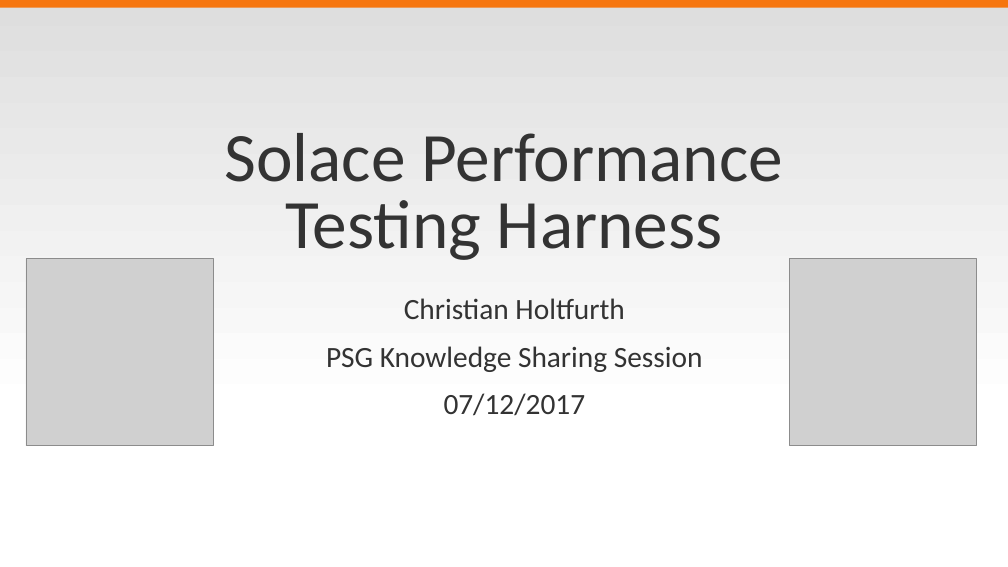
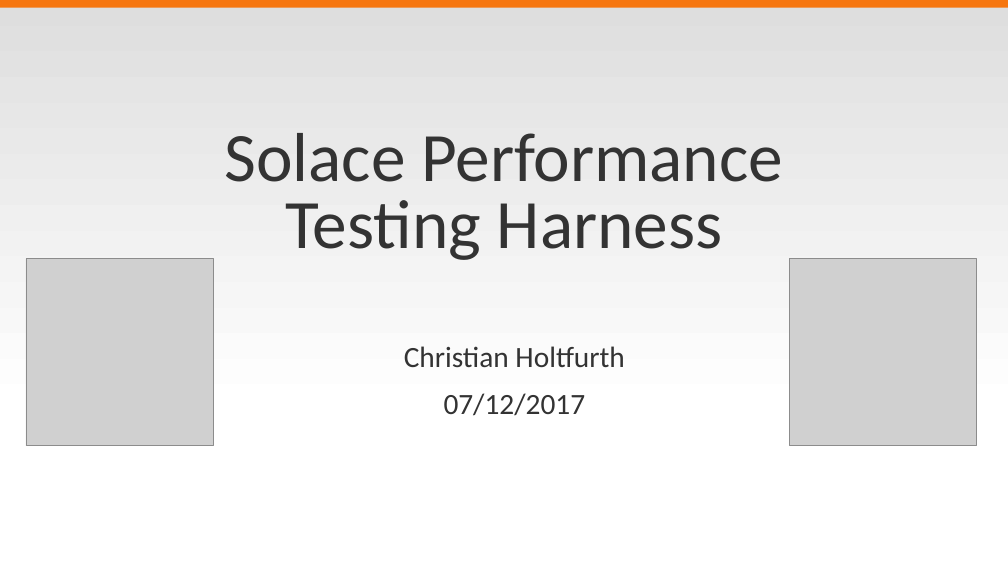
Before and after one commit to SolaceLabs/solace-perftest-harness, a slide deck: slide 1 of Perf Test Harness-Overview.pptx. Drawn at 1008x567 pixels with LibreOffice and Linux fonts; fonts in the diff are those of the drawing; grey boxes stand for pictures; background and template pictures are left out. Boxes give left, top, right and bottom in pixels: in the first picture for what was removed or moved away, otherwise in the second. Text is boxed around its words. In the diff, an @@ line names an element or a change of style, - is before the commit and + after.

```diff
--- a/Perf Test Harness-Overview.pptx
+++ b/Perf Test Harness-Overview.pptx
@@ text at bbox=[326, 346, 703, 372]: paragraph removed @@
-PSG Knowledge Sharing Session
```
Also in this commit, not shown: 2 other slides changed, 23 other files.
